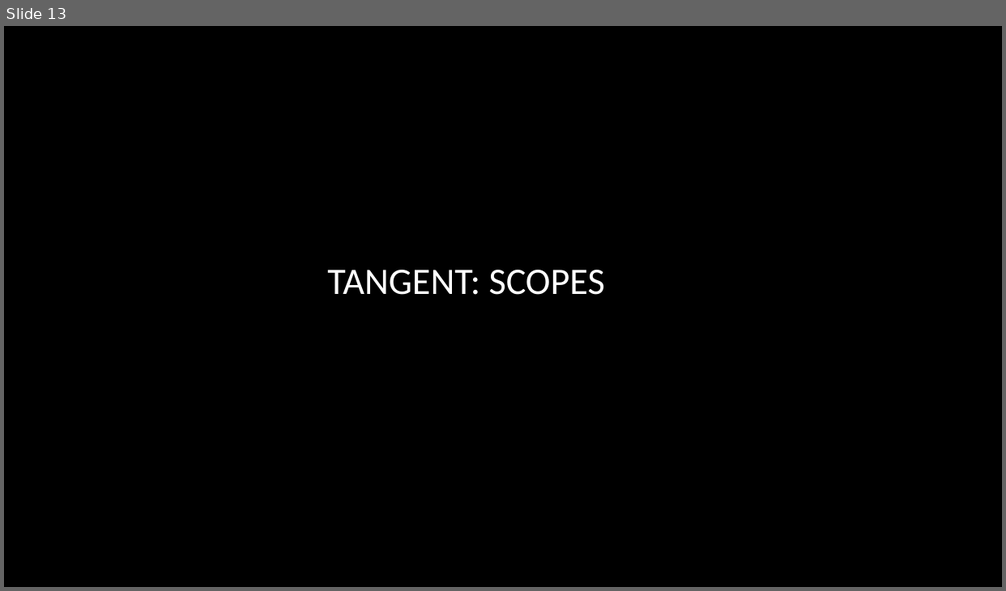
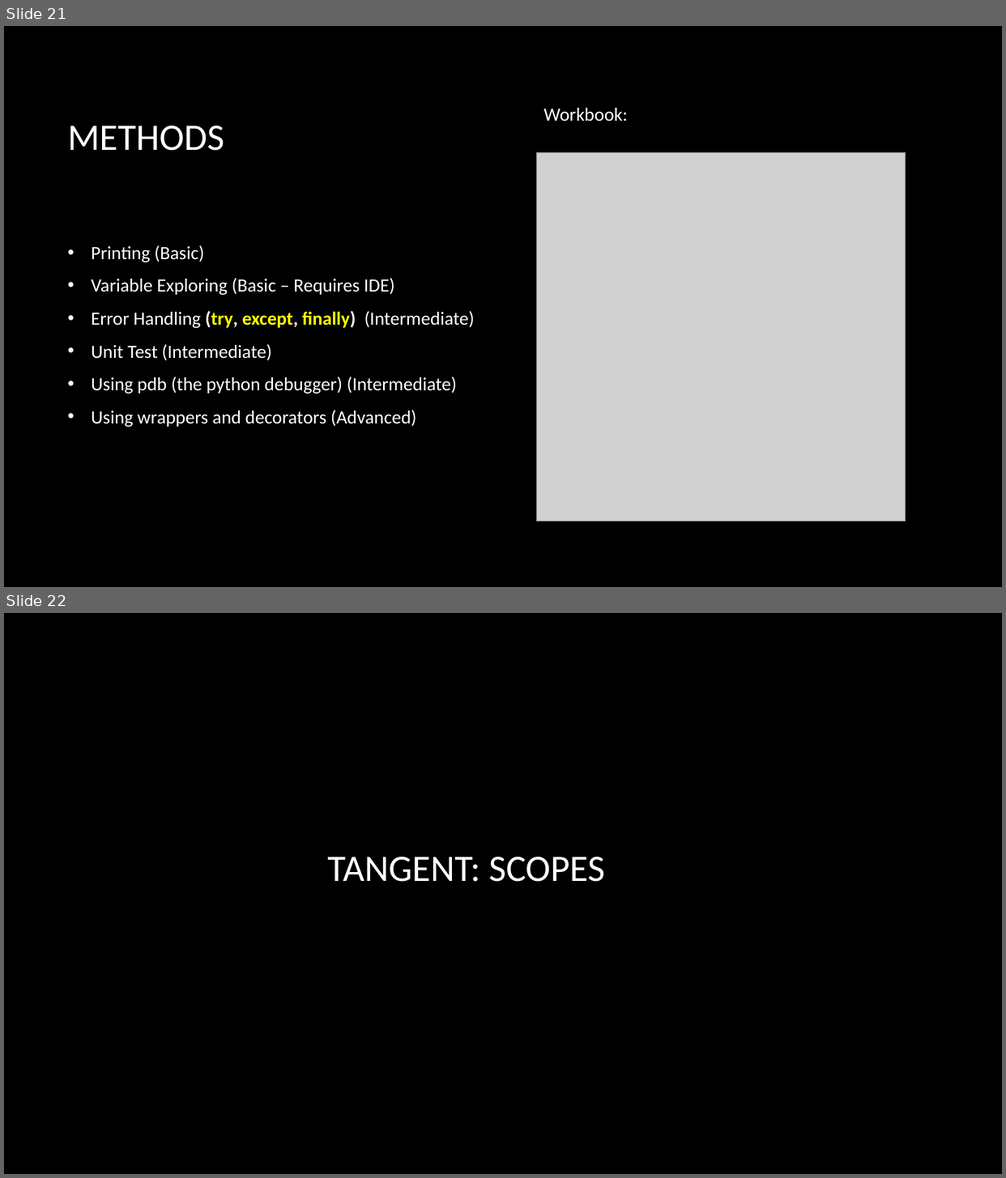
Before and after one commit to smandhai/Astro-Data-Handling-Tutorials, a slide deck: A Primer on Python Survival.pptx. Shown one above the other, each under a label of ours: slide 13 before the commit, slides 21 and 22 after it. The pictures are 1006x591 and 1006x1178 pixels, drawn with LibreOffice and Linux fonts; fonts in the diff are those of the drawing; grey boxes stand for pictures; background and template pictures are left out. Boxes give left, top, right and bottom in pixels: in the first picture for what was removed or moved away, otherwise in the second. Text is boxed around its words. In the diff, an @@ line names an element or a change of style, - is before the commit and + after.

```diff
--- a/A Primer on Python Survival.pptx
+++ b/A Primer on Python Survival.pptx
@@ slide 21 added at <box>4,26,1002,587</box>, background picture (left out) @@
@@ text added at <box>543,108,627,121</box>, 18 pt, text #FFFFFF @@
+Workbook:
@@ title added at <box>68,126,224,151</box>, 36 pt, text #FFFFFF @@
+METHODS
@@ picture added at <box>536,152,906,522</box> @@
@@ text added at <box>91,246,475,427</box>, 18 pt, text #FFFFFF @@
+• Printing (Basic)
+• Variable Exploring (Basic – Requires IDE)
+• Error Handling (try, except, finally) (Intermediate)
+• Unit Test (Intermediate)
+• Using pdb (the python debugger) (Intermediate)
+• Using wrappers and decorators (Advanced)
@@ what was slide 13 is now slide 22 @@
```
Also in this commit, not shown: 4 slides changed, 3 other slides added, 2 slides removed, 1 other file.
